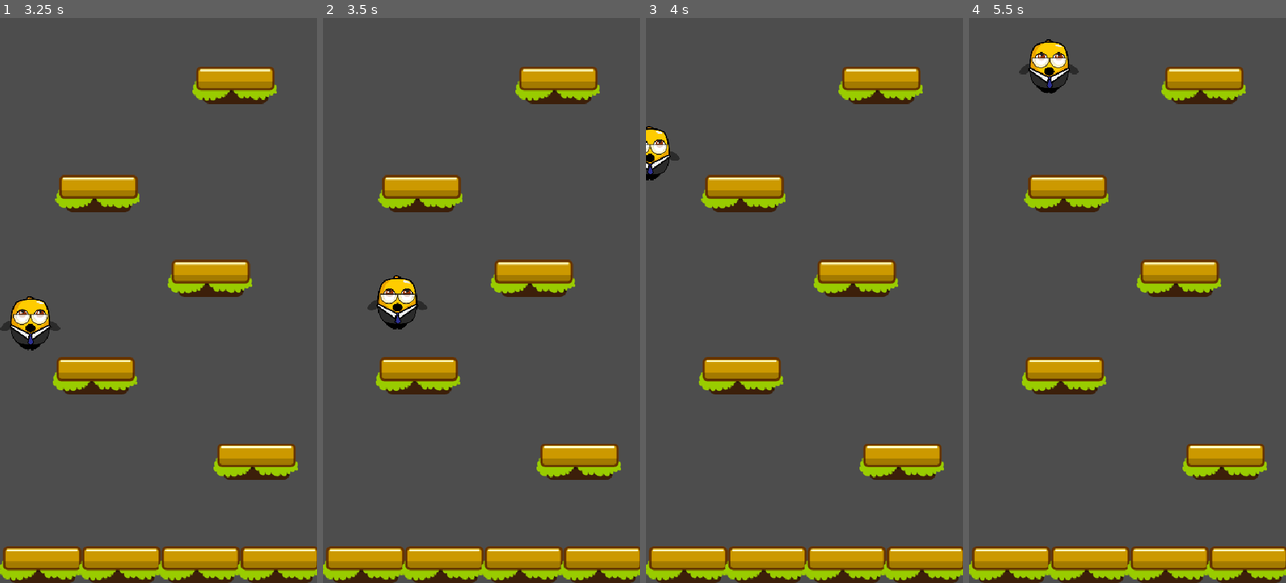
Above: before the commit, frames 1-4 (left to right).
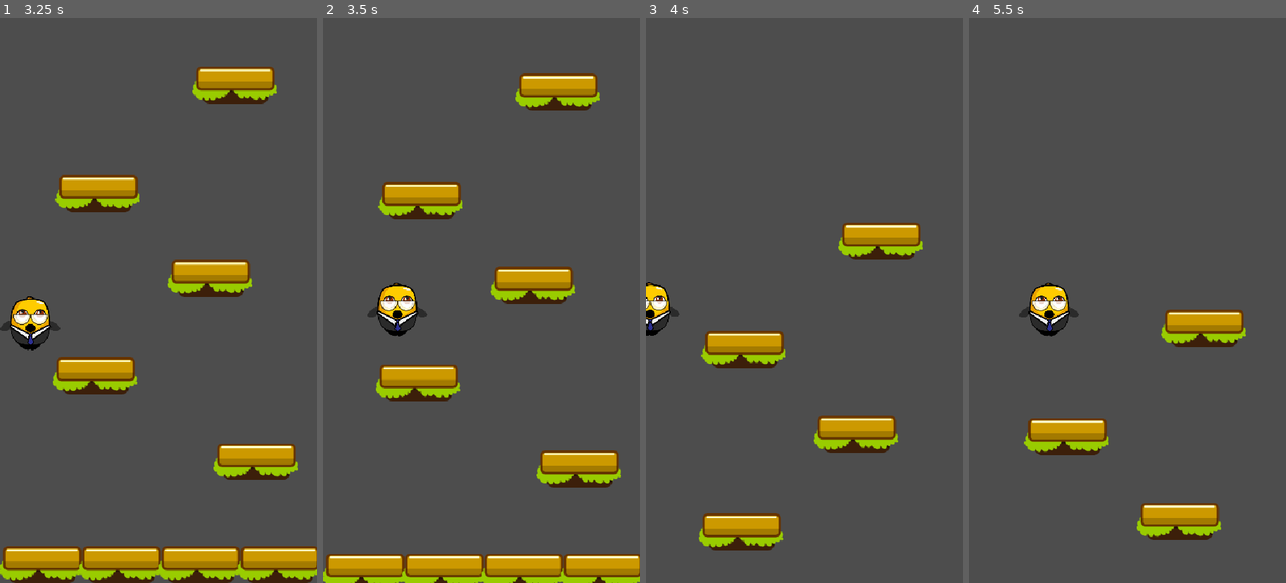
Above: after the commit, the same moments.

Repository: woliveiras/jumper-jam
Game: Godot game, scene res://scenes/game.tscn
Two runs of this game, one before a commit and one after it. Both use one fixed random seed, a clock stepped at 60 frames per second and the inputs below.
Inputs:
- Up to frame 1 (3.25 s): hold D (move_right) 0.53-1.28 s; hold A (move_left) 1.28-2.03 s; hold D (move_right) from 2.03 s (still down)
- Up to frame 2 (3.5 s): keep holding D (move_right)
- Up to frame 3 (4 s): release D (move_right) at 3.53 s; hold A (move_left) from 3.53 s (still down)
- Up to frame 4 (5.5 s): keep holding A (move_left)

Frame 1 is identical in both runs. In frame 2, 15% of the frame differs, in the area x 0-100%, y 8-100%; in frame 3, 21%; in frame 4, 21%.

Commit message:
add camera

Diff:
--- /dev/null
+++ b/scenes/game_camera.tscn
@@ -0,0 +1,7 @@
+[gd_scene load_steps=2 format=3 uid="uid://dvd8kbo0x5q25"]
+
+[ext_resource type="Script" uid="uid://0ryn8rf08ot3" path="res://scripts/game_camera.gd" id="1_1qhs2"]
+
+[node name="GameCamera" type="Camera2D"]
+limit_bottom = 960
+script = ExtResource("1_1qhs2")
--- a/scripts/game.gd
+++ b/scripts/game.gd
@@ -1 +1,12 @@
 extends Node2D
+
+var camera_scene = preload("res://scenes/game_camera.tscn")
+var camera = null
+
+func _ready() -> void:
+	camera = camera_scene.instantiate()
+	camera.setup_camera($Player)
+	add_child(camera)
+
+func _process(delta: float) -> void:
+	pass
--- /dev/null
+++ b/scripts/game_camera.gd
@@ -0,0 +1,28 @@
+extends Camera2D
+class_name GameCamera
+
+var player: Player = null
+var viewport_size
+
+func _ready() -> void:
+	viewport_size = get_viewport_rect().size
+	global_position.x = viewport_size.x /2
+
+	limit_bottom = viewport_size.y
+	limit_right = viewport_size.x
+	limit_left = 0
+
+func _process(delta: float) -> void:
+	if player:
+		var limit_distance = 420
+
+		if limit_bottom > player.global_position.y + limit_distance:
+			limit_bottom = player.global_position.y + limit_distance
+
+func _physics_process(delta: float) -> void:
+	if player:
+		global_position.y = player.global_position.y
+
+func setup_camera(_player: Player):
+	if _player:
+		player = _player
Not shown, added: scripts/game_camera.gd.uid
